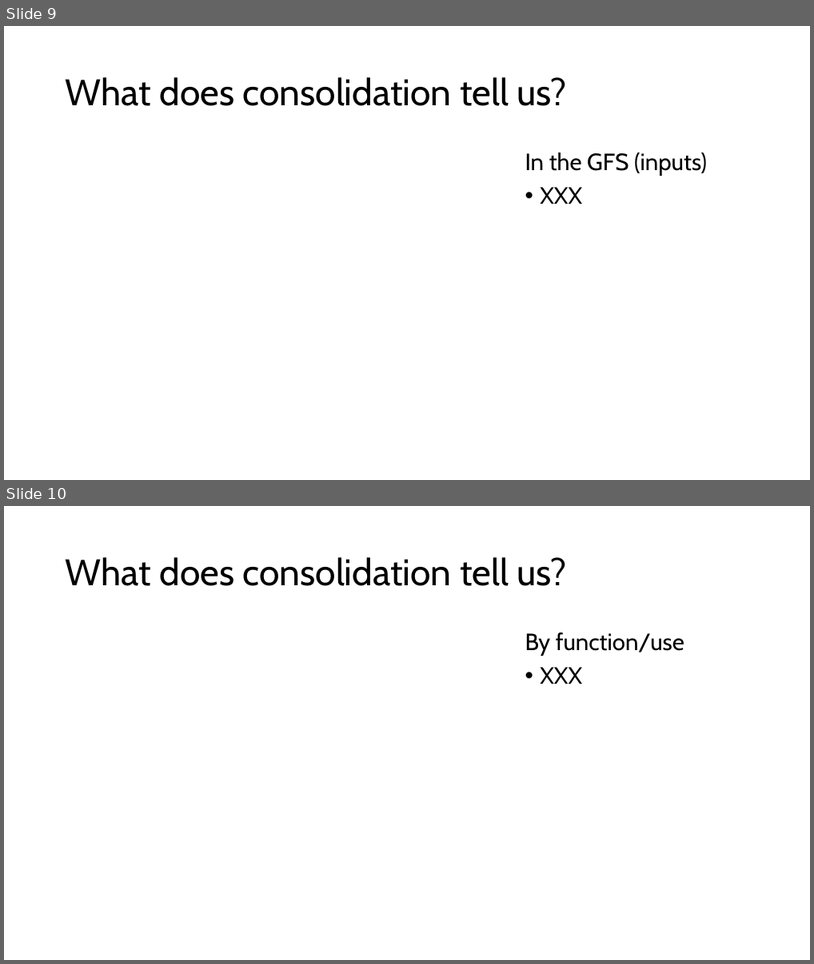
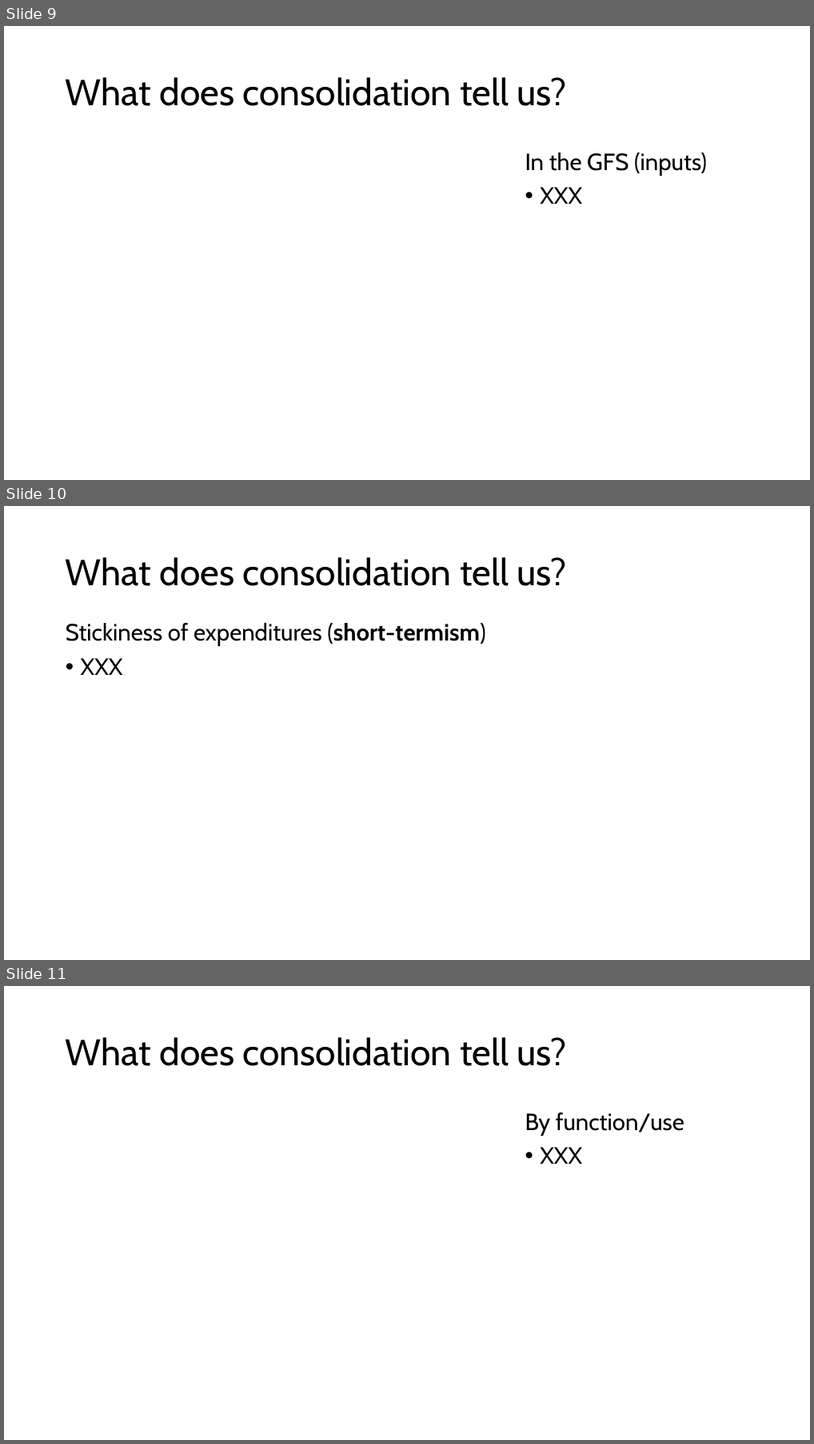
Before and after one commit to Zjub/TVHENZ, a slide deck: e61 Projects/Fiscal sustainability/OECD comparison/Initial external plans.pptx. Shown one above the other, each under a label of ours: slides 9 and 10 before the commit, slides 9, 10 and 11 after it. The pictures are 814x964 and 814x1444 pixels, drawn with LibreOffice and Linux fonts; fonts in the diff are those of the drawing. Boxes give left, top, right and bottom in pixels: in the first picture for what was removed or moved away, otherwise in the second. Text is boxed around its words. In the diff, an @@ line names an element or a change of style, - is before the commit and + after.

```diff
--- a/e61 Projects/Fiscal sustainability/OECD comparison/Initial external plans.pptx
+++ b/e61 Projects/Fiscal sustainability/OECD comparison/Initial external plans.pptx
@@ slide 10 added at <box>4,506,810,960</box>, background #FFFFFF @@
@@ title added at <box>66,557,566,586</box>, 44 pt, text #000000 @@
+What does consolidation tell us?
@@ text added at <box>66,623,486,675</box>, 28 pt, text #000000 @@
+Stickiness of expenditures (short-termism)
+• XXX
@@ what was slide 10 is now slide 11 @@
```
Also in this commit, not shown: 1 other slide added, 1 slide removed, 21 other files.
